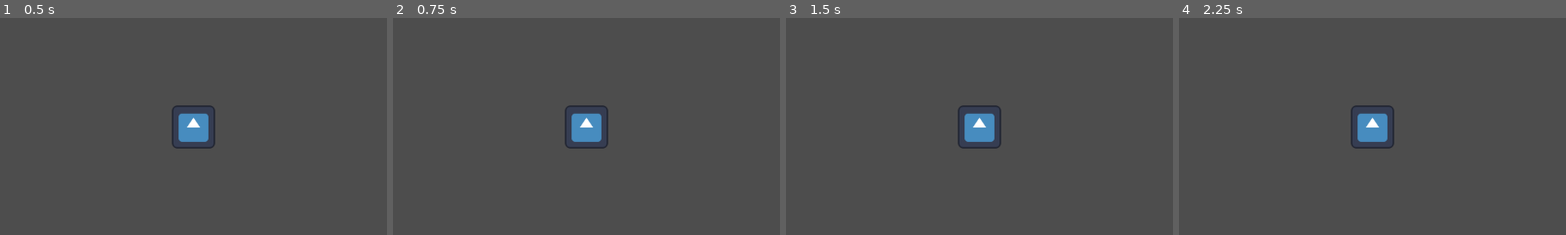
Above: before the commit, frames 1-4 (left to right).
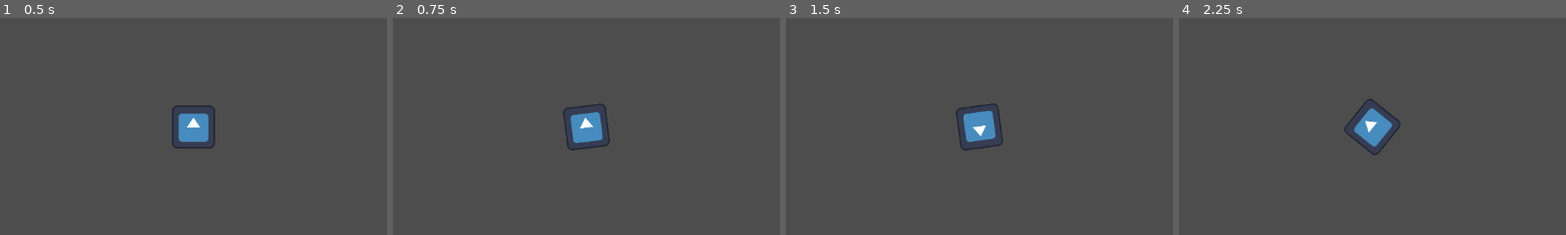
Above: after the commit, the same moments.

Repository: ACM-Game-Dev/FullyhacksSpring2024
Game: Godot game, scene res://map.tscn
The game is run twice, just before and just after one commit, with the same random seed, the same clock (stepped at 60 frames per second) and the same inputs. The engine's default icon, where the game draws it, is replaced by a stand-in: a white triangle on a blue panel in a dark square.
Inputs (mouse positions are % of the whole screen's width and height, from its top left):
- Up to frame 1 (0.5 s): no input
- Up to frame 2 (0.75 s): tap Enter at 0.5 s; move the mouse to (72, 45) at 0.52 s; hold Right (ui_right) from 0.53 s (still down); click (72, 45) at 0.67 s
- Up to frame 3 (1.5 s): tap Space at 1.25 s; move the mouse to (30, 55) at 1.27 s; release Right (ui_right) at 1.28 s; hold Down (ui_down) from 1.28 s (still down); click (30, 55) at 1.42 s
- Up to frame 4 (2.25 s): tap Enter at 2 s; move the mouse to (60, 28) at 2.02 s; release Down (ui_down) at 2.03 s; hold Right (ui_right) from 2.03 s (still down); click (60, 28) at 2.17 s
The pictures show only the part of the screen within x 25-75%, y 25-75%; the shares and areas given below are measured in that part.

Frame 1 is identical in both runs. In frame 2, 0.4% of the frame differs, in the area x 43-57%, y 39-62%; in frame 3, 0.6%; in frame 4, 1.0%, in the area x 42-58%, y 37-63%.

Commit message:
Added melee and ranged events and timers

Diff:
--- a/FullyHacks/Character/player.tscn
+++ b/FullyHacks/Character/player.tscn
@@ -1,7 +1,9 @@
-[gd_scene load_steps=6 format=3 uid="uid://cmsssbsoe6chl"]
+[gd_scene load_steps=7 format=3 uid="uid://cmsssbsoe6chl"]
 
 [ext_resource type="Script" path="res://CharacterBody2D.gd" id="1_gcu7q"]
 [ext_resource type="Texture2D" uid="uid://y64m1xxp76vk" path="res://icon.svg" id="2_5ae48"]
+
+[sub_resource type="CircleShape2D" id="CircleShape2D_oosqe"]
 
 [sub_resource type="CircleShape2D" id="CircleShape2D_g20un"]
 
@@ -23,7 +25,12 @@
 [node name="Player" type="CharacterBody2D"]
 script = ExtResource("1_gcu7q")
 
-[node name="CollisionShape2D" type="CollisionShape2D" parent="."]
+[node name="HitBox" type="CollisionShape2D" parent="."]
+scale = Vector2(4, 4)
+shape = SubResource("CircleShape2D_oosqe")
+debug_color = Color(0.988235, 0, 0.294118, 0.419608)
+
+[node name="Collider" type="CollisionShape2D" parent="."]
 scale = Vector2(3, 3)
 shape = SubResource("CircleShape2D_g20un")
 
@@ -32,3 +39,16 @@
 sprite_frames = SubResource("SpriteFrames_4qf0m")
 
 [node name="Camera2D" type="Camera2D" parent="."]
+
+[node name="Cooldowns" type="Node" parent="."]
+
+[node name="MeleeTimer" type="Timer" parent="Cooldowns"]
+unique_name_in_owner = true
+
+[node name="RangedTimer" type="Timer" parent="Cooldowns"]
+unique_name_in_owner = true
+
+[connection signal="melee" from="." to="." method="_on_melee"]
+[connection signal="ranged" from="." to="." method="_on_ranged"]
+[connection signal="timeout" from="Cooldowns/MeleeTimer" to="." method="_on_melee_timer_timeout"]
+[connection signal="timeout" from="Cooldowns/RangedTimer" to="." method="_on_ranged_timer_timeout"]
--- a/FullyHacks/CharacterBody2D.gd
+++ b/FullyHacks/CharacterBody2D.gd
@@ -1,20 +1,50 @@
 extends CharacterBody2D
 
+signal player_death
+signal melee
+signal ranged
+signal melee_hold
 
 const SPEED = 300.0
-const JUMP_VELOCITY = -400.0
+
+const MELEE_COOLDOWN = 0.6
+const RANGED_COOLDOWN = 0.05
+
 
 # Get the gravity from the project settings to be synced with RigidBody nodes.
 var gravity = ProjectSettings.get_setting("physics/2d/default_gravity")
 var prevVelocity = Vector2.ZERO
 
+var energy = 100
+var mouse_pos = Vector2.ZERO
+
+var can_melee = true
+var can_ranged = true
+
+func take_damage(damage):
+	energy -= damage
+	handle_death()
+
+func handle_death():
+	if energy <= 0:
+		player_death.emit()
+
+func update_aim():
+	mouse_pos = get_global_mouse_position()
+	#print(mouse_pos)
+
+func check_melee():
+	if Input.is_mouse_button_pressed(MOUSE_BUTTON_LEFT) and can_melee:
+		melee.emit()
+
+func check_ranged():
+	if Input.is_mouse_button_pressed(MOUSE_BUTTON_RIGHT) and can_ranged:
+		ranged.emit()
 
 func _physics_process(delta):
-
-	# Get the input direction and handle the movement/deceleration.
-	# As good practice, you should replace UI actions with custom gameplay actions.
 	var direction_x = Input.get_axis("ui_left", "ui_right")
 	var direction_y = Input.get_axis("ui_up", "ui_down")
+
 	if direction_x or direction_y:
 		velocity.x = direction_x * SPEED
 		velocity.y = direction_y * SPEED
@@ -26,4 +56,29 @@
 	velocity.y = lerp(prevVelocity.y,velocity.y, 0.1)
 	prevVelocity = velocity
 
+	update_aim()
+
+	look_at(mouse_pos)
+	check_melee()
+	check_ranged()
+
 	move_and_slide()
+
+
+func _on_melee():
+	print("MELEE'D")
+	can_melee = false
+	%MeleeTimer.wait_time = MELEE_COOLDOWN
+	%MeleeTimer.start()
+
+func _on_ranged():
+	print("RANGED'D")
+	can_melee = false
+	%MeleeTimer.wait_time = MELEE_COOLDOWN
+	%MeleeTimer.start()
+
+func _on_melee_timer_timeout():
+	can_melee = true
+
+func _on_ranged_timer_timeout():
+	can_melee = true
--- a/FullyHacks/map.tscn
+++ b/FullyHacks/map.tscn
@@ -12,6 +12,7 @@
 position = Vector2(-11, -9)
 
 [node name="MainWalls" type="Node2D" parent="."]
+scale = Vector2(1.5, 1.5)
 
 [node name="StaticBody2D" type="StaticBody2D" parent="MainWalls"]
 
@@ -44,6 +45,7 @@
 shape = SubResource("RectangleShape2D_khguq")
 
 [node name="Corners" type="Node2D" parent="."]
+scale = Vector2(1.5, 1.5)
 
 [node name="Corner" type="Node2D" parent="Corners"]
 
@@ -203,3 +205,6 @@
 position = Vector2(22, -212)
 scale = Vector2(10, 1)
 shape = SubResource("RectangleShape2D_vj1wa")
+
+[node name="TileMap" type="TileMap" parent="."]
+format = 2
